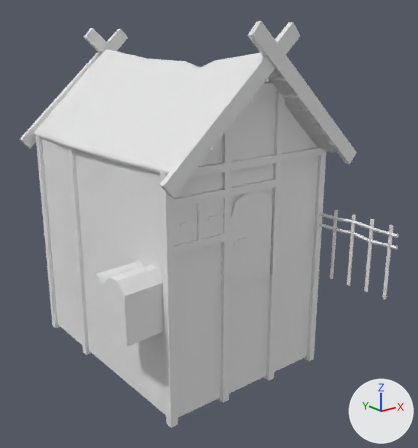
An edit to the COLLADA model art/meshes/structural/norse_house_a.dae, drawn before and after from the same camera.
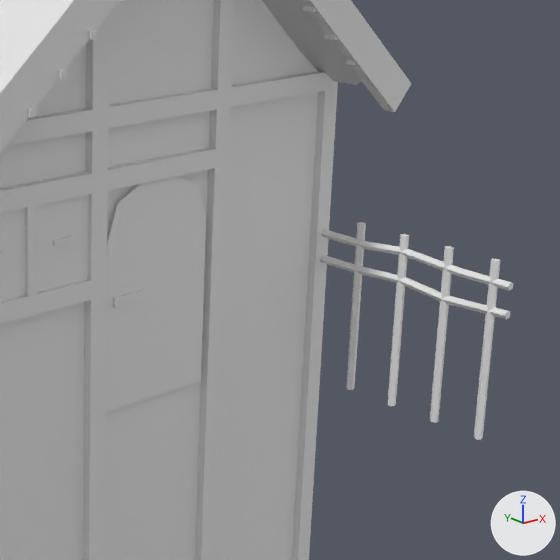
Each version is shown whole from a 50 mm camera at (-0.414, -0.543, 0.235) aimed at (-0.019, -0.049, 0.038), then close up on the part from 45% to 100% of the width and 26% to 78% of the height. Lighting does not change. The marker at lower right points along +X, +Y and +Z. Where no turn or scale is listed for an object, it has been applied to the vertices. Vertices at the same position are counted once.

Names of what the first close-up shows: 'House_A'.
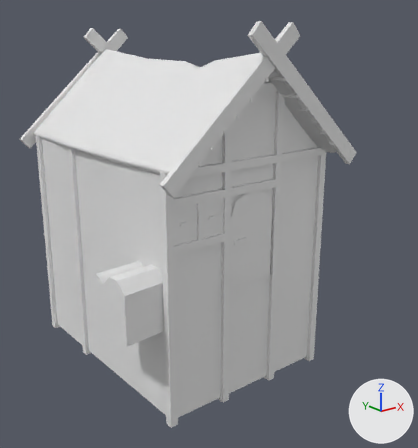
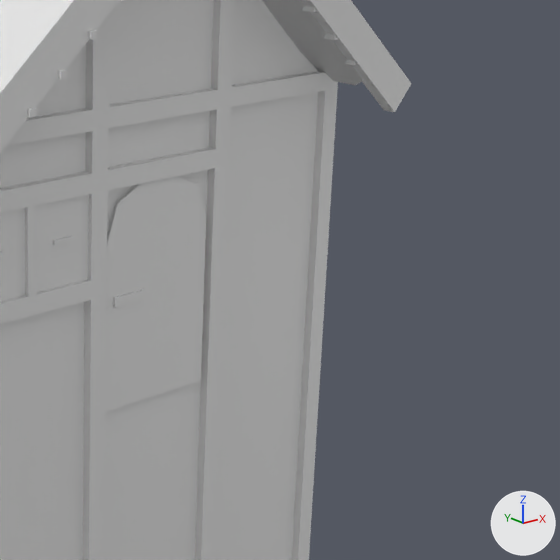
The edits, one by one:
me_cube_000 is used by ob_house_a; location (0.0, 0.0, 0.0).
me_cube_000 had 852 vertices, 1226 faces and spanned x -0.184..0.149, y -0.237..0.157, z -0.129..0.253.
me_cube_000 now has 758 vertices, 1060 faces and spans x -0.184..0.149, y -0.159..0.157, z -0.129..0.253.
me_cube_000 part 1: 6 loose pieces with 90 vertices, spanning x 0.066..0.069, y -0.237..-0.138, z -0.016..0.063, are deleted.

Where the change shows, as pixel boxes [x1, y1, x2, y2] in the close-ups (560 x 560 px):
'House_A', reshaped
    before: [0, 0, 513, 560]
    after: [0, 0, 411, 560]
part 1 of me_cube_000, deleted
    before: [320, 222, 513, 440]
